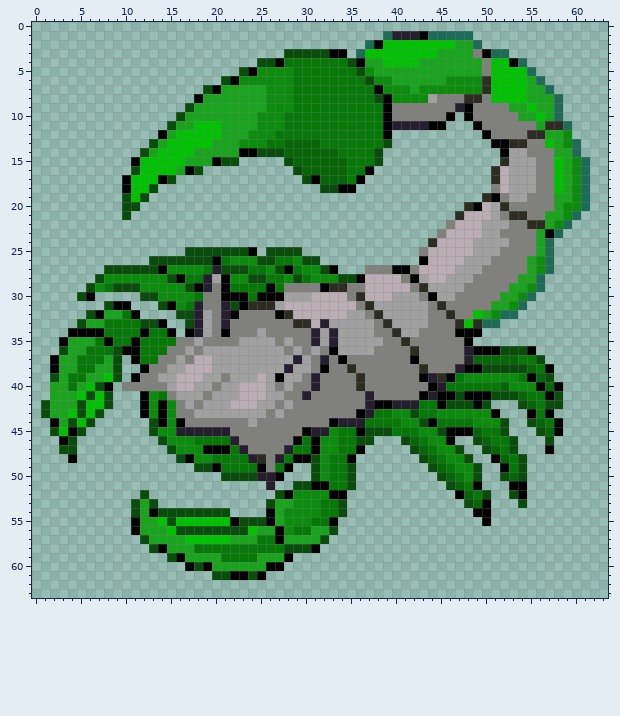
Two states of a pixel-art sprite, graphics/pokemon/scorchion/front-shiny-frame-2.png. The picture above is the old version.
The file is 64x64 pixels. Colours within 5 levels of each other are drawn and written as one.
And afterwards:
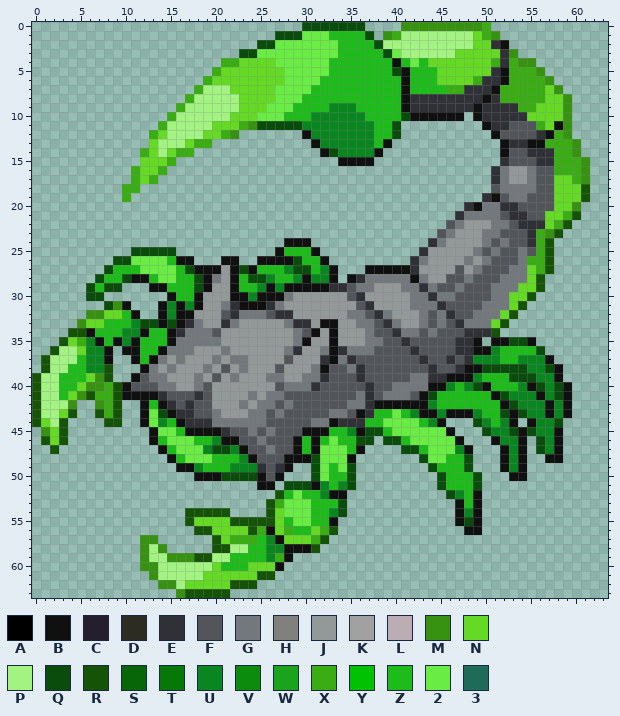
Palette (. is transparent): A #000000  B #101010  C #251e2f  D #2c2c22  E #303137  F #52565a  G #72787b  H #80807d  J #939898  K #a1a1a1  L #baadb3  M #379211  N #64da25  P #a3f382  Q #0a4c0b  R #155407  S #066608  T #057807  U #098620  V #0b8c0d  W #1aa31c  X #3aad14  Y #00c203  Z #1ebc1a  2 #69ed45  3 #1e6b58
The edit:
Changed rows in their new state; - is an unchanged pixel.
first column x 0:
 0 ------------------------------QQQQQQQ----MMMMMMMMMX-----------
 1 ---------------------------QQQ222ZZZZQ-MXPPPPPPPPNXM----------
 2 -------------------------QQ2222222ZZZZQPPPPPPPPPPNNEB---------
 3 -----------------------QQ222222222ZZZZZQ2PPPPPPNNNNNEM--------
 4 ---------------------XXNNNN222222ZZZZZZZBZ2ZNNNNNNNXEXMM------
 5 --------------------XNNNNNNN22222ZZZZZZZQBZZZNNNNNNEBXXXM-----
 6 -------------------XNNNNNNNN2222ZZZZZZZZZBZZZNNNNXEEBXXXXM----
 7 ------------------XPPPNNNNN2222ZZZZZZZZZZBZZZZXXEEEBXXXXXNM---
 8 -----------------XPPPPPNNNN222ZZZZZZZZZZZBEEEEEEEEBEXXXXXNNM--
 9 ----------------XPPPPPPNNN222ZZZZUUUZZZZZBEEEEEEEBEEEEXXNNNM--
10 ---------------XPPPPPPNNN222ZZZUUUUUUZZZZQBBBBBB.BEEEEENNNNM--
11 --------------XPPPPPNNNXMQQQQQUUUUUUUUZZQ.....---.BEEFFFXNBM--
12 -------------XNPPPPNNXM.......BUUUUUUUZZQ---------.BFFFFEBXM--
13 -------------NPPPNXX...........BUUUUUUZB-----------.BEEBBXXXM-
14 ------------XNPNXX..............BQUUUUB-------------BFFEEEXXM-
15 -----------.NNNX.......-----......BBBB.-------------EFFFEEXXXM
16 -----------XNNX....----------.........-------------EGJJGFFXXXM
17 ----------.XNX..--------------.......--------------EGJJGFFNNXM
18 ----------XX..------------------....---------------FGGGGFFNNNR
19 ----------X..-------------------------------------EBFGGFFFNNNR
20 ----------..------------------------------------EBGGEEFFFFNNM.
21 ----------.------------------------------------EGGGGFEEFFNNXR-
22 ----------------------------------------------FGJJJGGFEEENXR--
23 ---------------------------------------------FGJJJGGFFFEXMR---
24 ----------------------------BBB-------------EGJJJJGFGFFEXR----
25 -----------QQQQQ-........-.BZZZB-----------EJJJJJGFGFFGFXR----
26 ---------QQ2222ZBB...BB..BBBBQZZB---------EGJJJJGJGFFFGXXR----
27 ---------ZZZ2222ZQBBBJB-BZZZUQQZUB---BBBBBEJJJJFJGFFFGGNXR----
28 --------ZZQBBZ22ZZQBGJBZ--UZZUBUUB.BEGGGGGBGJJFFGFFFGGGNR-----
29 -------ZQ-...BBZZZQBJJBZZUBUBBBBBEEFGGJJJGGEGFFGFFFGGGNNR-----
30 -----.QQ----...BZZBJJJBBUBBBGJJJJJJFEJJJJJGGEGGFFFFGGNNR------
31 ---------MB---BUBUBJJGEBBBEGJJJJJJJJFEJJJJGGGEFFFFGGGNR-------
32 ------MMNNZB--BUBBJJJFEGGGFEEJJJJJJGGFEGJJJGFGEFFGGGNR--------
33 -----MNNZZZU--BQBEGJJEGJJJJJGEEJBBJJGGFEGJJGFGFEGGGNR---------
34 ----RRBZZZUUBZZBEGGGFJJJJJJJJGFBJBJJJGFFEGGFGFFFEEER----------
35 ---RNXUBZBUBZZZBGGGGGJJJJJJJJGBJJBJJJGGFFEFFFFFEEB-BBQQB------
36 --RPPNUUB.BBZZBGGGJJJGJJJJJJGEJJGBEGGGFFFFEFFFFEEBBUZZZZQ-----
37 -RPPPZUUB.-BZBGJGJJJGJGGJJJJFJJJEBGEFFFFFFFEFFEFEUUUZZUUUB----
38 -RPPZZUUR.--BGJGJJJGJFJGJJJFJJJGBFFGEFFFFFFFEFFEBB-----UUQB---
39 RPPZZZNMR.-BFGGJJJGJFJGJJJGGJJGGEFFFEFFFFFGGEEBBBUZZZQQQUUB---
40 RPPZZNMMXRBFFFGGJJGFJJJJJJJFGGGEFFFFFEFFGGGGBBUZUQBZZZUBQUQB--
41 RPPZNMRXXRBBBBEFFFEFJJJJGJGGFFFFFFFFGEFGGGFBQZZZZZZB-UUUBU-B--
42 RPPPM..MXR--BZBEFEFFJJJGJGGFGFFFFFFGGEBBBBBBUZZZZZZZBQUUUBUB--
43 RPPNR..RXR--B2QBEEFFGJJJGGFGFFFFFGGFBEZZ2ZUBBUBBBUZZQBQUUBUB--
44 RNPR...-RR--B2UZBEEEGGGGGGFFFFFGGBEEEZZ2222ZUB...QUZUB-BUUQ---
45 -MNR..-------B22ZBBBBEFFGFGFFFBBBZZUB--Z222222B...QUUQBQUUB---
46 -RNR.--------BZ222ZZUBBFFGFFFBZBZ2ZZ---QQZ22222B-..BUUB-QUB---
47 --R..---------BZ222UQQUBFFGFFBZB222ZB----Q-Z222UB-..BUB-QUB---
48 ----.----------BZ222ZZZUBFFFBBB-222B--------22ZZ---.BUB--BB---
49 ----------------BBUZZZUUUEFEB---2Z2----------ZZZQ.--BUB-------
50 ------------------BBB----BFB----2ZZ-----------ZZZ---.BB-------
51 -------------------------BB-Q--BUZU----------QZZZQ---..-------
52 ------------.--------------RZ2ZZUBB-----------QUZB.--..-------
53 -----------...------------RX222ZZZ-------------BZB.---.-------
54 -----------......RRRRR----RN222ZZU-------------BUB.-----------
55 -----------......RNNNNRRRRRNZ22ZZB-------------BQB.-----------
56 -----------.......RRNNNNRXBNXZZNXR--------------BB------------
57 ------------MM......RNXXXZUBNNNXR-----------------------------
58 ------------MPM.....RRPPZZUUBBBR------------------------------
59 ------------MPPMMMRRPPZZZZUXB---------------------------------
60 ------------MMPPPPPPNZZZNNNB----------------------------------
61 -------------MPPPPPNNNNNNRR-----------------------------------
62 --------------MMPNNNNNRRR-------------------------------------
63 ----------------MRRRRR----------------------------------------
Pixel boxes of the changes (left, top, right, bottom) in both pictures:
changed: (32, 22, 590, 598)
